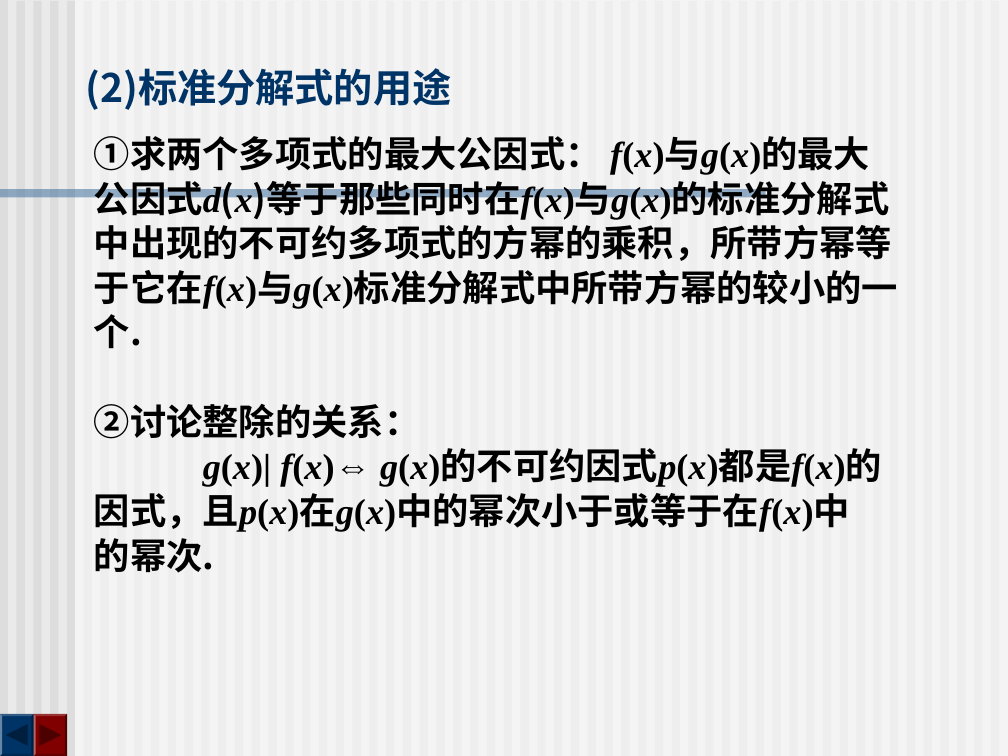
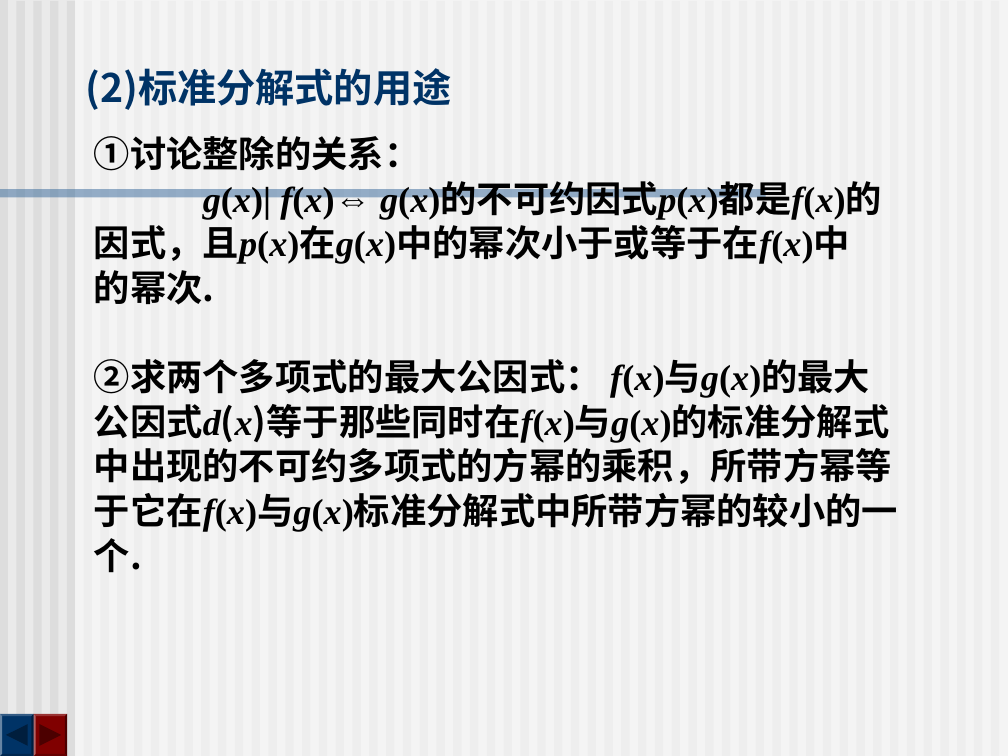
Before and after one commit to zhangbiaomath/zhangbiaomath.github.io, a slide deck: slide 66 of teaching/gaodai/课件/第1章-多项式.ppt. Drawn at 1008x756 pixels with LibreOffice and Linux fonts; fonts in the diff are those of the drawing. Boxes give left, top, right and bottom in pixels: in the first picture for what was removed or moved away, otherwise in the second. Text is boxed around its words. In the diff, an @@ line names an element or a change of style, - is before the commit and + after.

```diff
--- a/teaching/gaodai/课件/第1章-多项式.ppt
+++ b/teaching/gaodai/课件/第1章-多项式.ppt
@@ text at (x1=94, y1=136, x2=882, y2=397): text changed; font Noto Sans CJK SC to Times New Roman @@
-①求两个多项式的最大公因式： f(x)与g(x)的最大
+①讨论整除的关系：
+g(x)| f(x)⇔ g(x)的不可约因式p(x)都是f(x)的
+因式，且p(x)在g(x)中的幂次小于或等于在f(x)中
+的幂次.
+②求两个多项式的最大公因式： f(x)与g(x)的最大
@@ text at (x1=94, y1=404, x2=882, y2=573): paragraphs removed @@
-②讨论整除的关系：
-g(x)| f(x)⇔ g(x)的不可约因式p(x)都是f(x)的
-因式，且p(x)在g(x)中的幂次小于或等于在f(x)中
-的幂次.
```
Also in this commit, not shown: 1 other slide changed, 3 slides removed, 3 other files.
